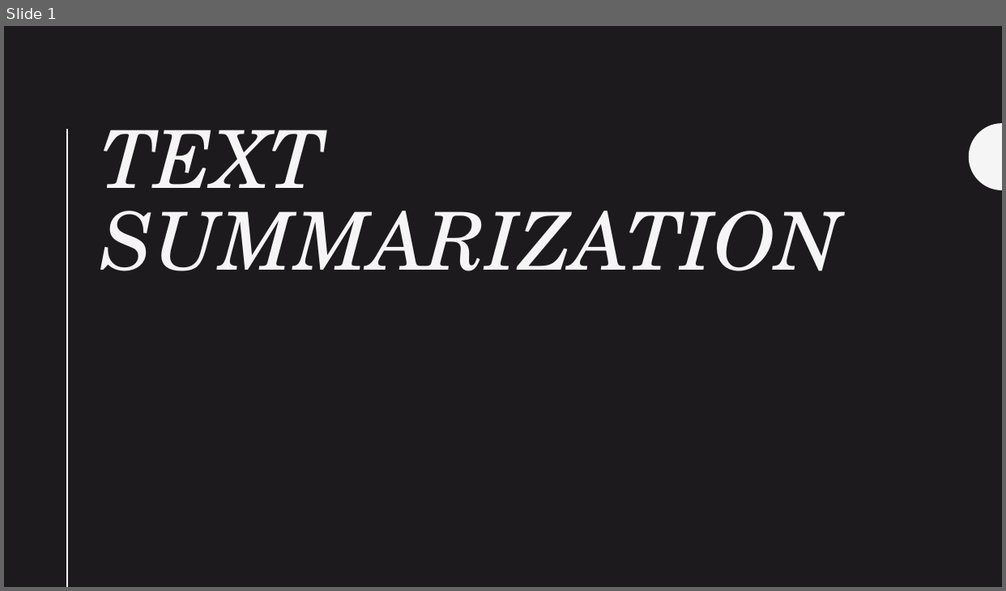
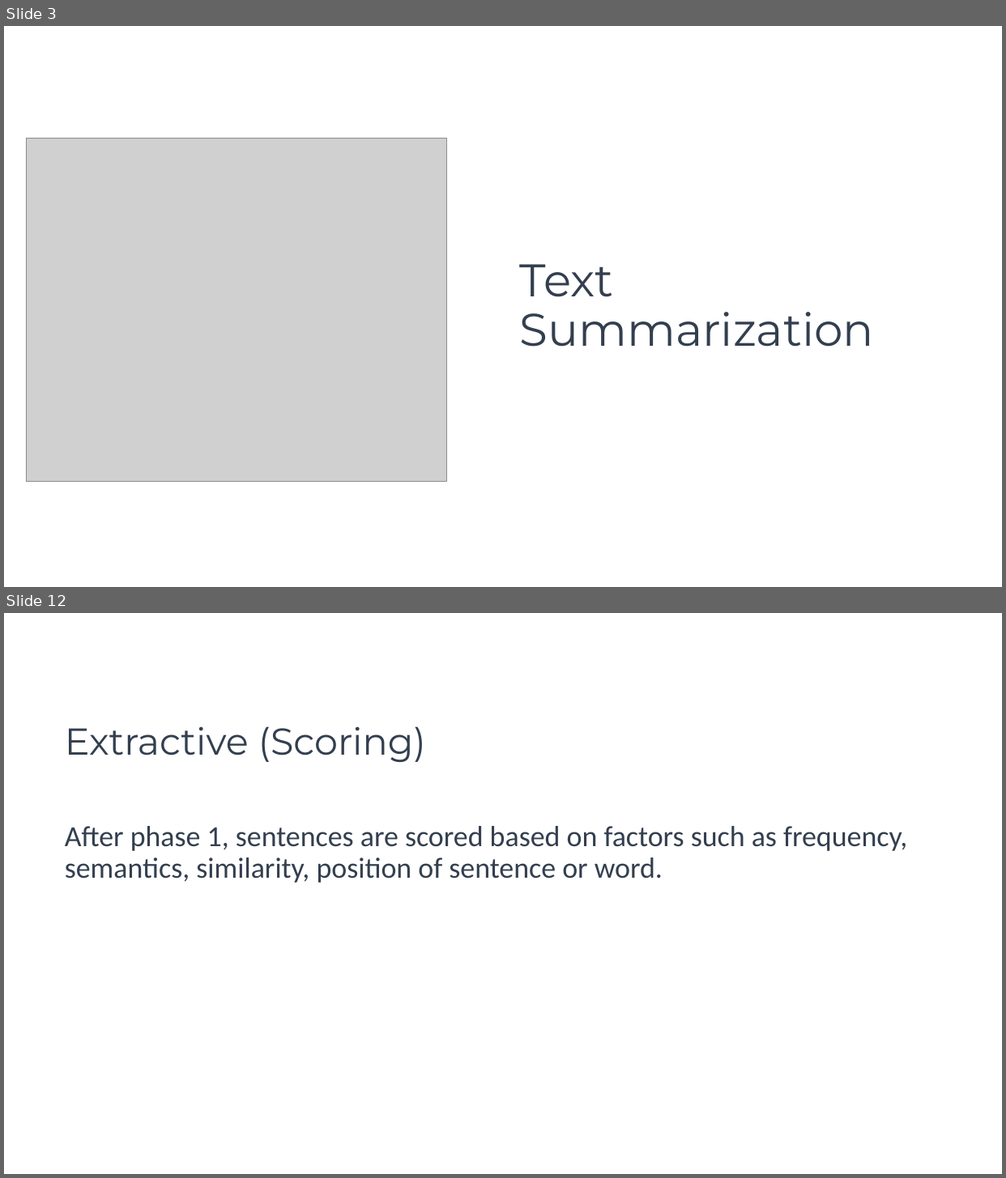
Before and after one commit to mhserry/F21AA, a slide deck: CW2/Submission/Text Summarization.pptx. Shown one above the other, each under a label of ours: slide 1 before the commit, slides 3 and 12 after it; the slides between them are not shown. The pictures are 1006x591 and 1006x1178 pixels, drawn with LibreOffice and Linux fonts; fonts in the diff are those of the drawing; grey boxes stand for pictures. Boxes give left, top, right and bottom in pixels: in the first picture for what was removed or moved away, otherwise in the second. Text is boxed around its words. In the diff, an @@ line names an element or a change of style, - is before the commit and + after.

```diff
--- a/CW2/Submission/Text Summarization.pptx
+++ b/CW2/Submission/Text Summarization.pptx
@@ slide 12 added at box(4, 613, 1002, 1174), background #FFFFFF @@
@@ title added at box(65, 726, 426, 762), 36 pt, text #333F50 @@
+Extractive (Scoring)
@@ text added at box(65, 826, 907, 883), 28 pt, text #333F50 @@
+After phase 1, sentences are scored based on factors such as frequency, semantics, similarity, position of sentence or word.
@@ what was slide 1 is now slide 3 @@
@@ slide 3 changed as well @@
@@ background #1D1A1D to #FFFFFF @@
@@ picture added at box(27, 139, 447, 482) @@
@@ line removed from (68, 130) to (68, 587) @@
@@ freeform shape removed at box(969, 123, 1002, 190) @@
@@ title "Text Summarization" at box(520, 264, 874, 347): vertical alignment top to middle @@
@@ title at box(520, 264, 874, 347): text changed; size 77 to 44 pt; font TeX Gyre Schola to Montserrat; text colour #F5F5F5 to #333F50; italic off @@
-TEXT SUMMARIZATION
+Text Summarization
```
Also in this commit, not shown: 1 other slide changed, 23 other slides added, 8 slides removed, 3 other files.
